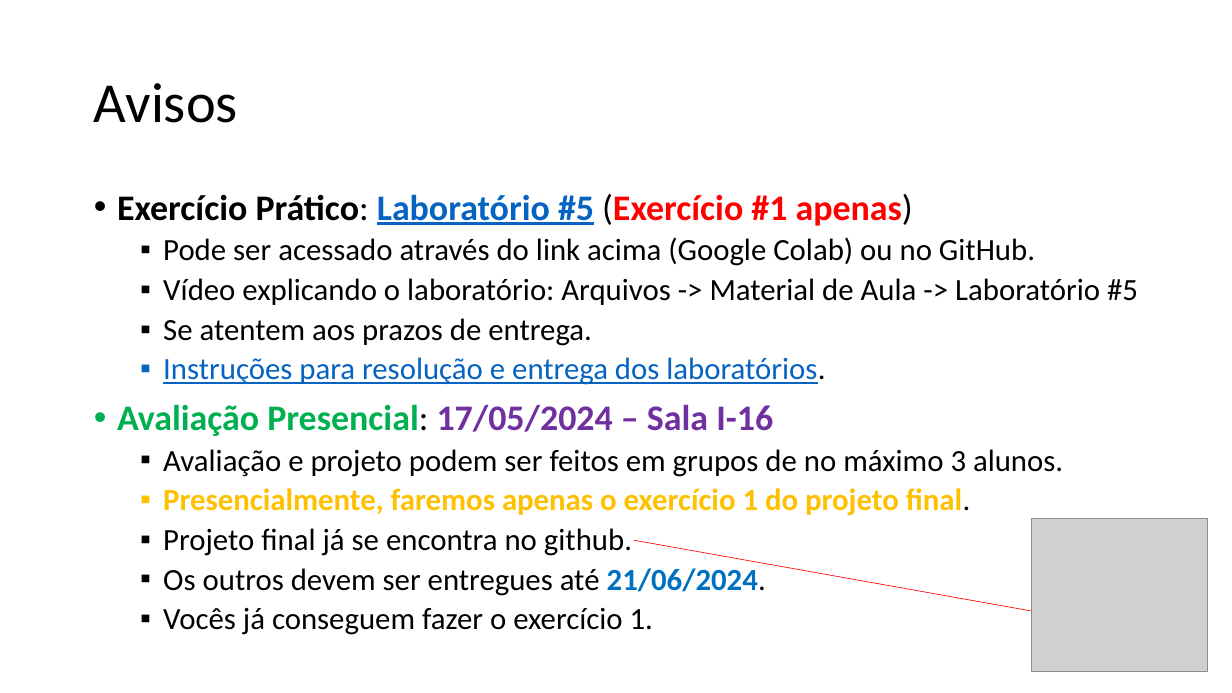
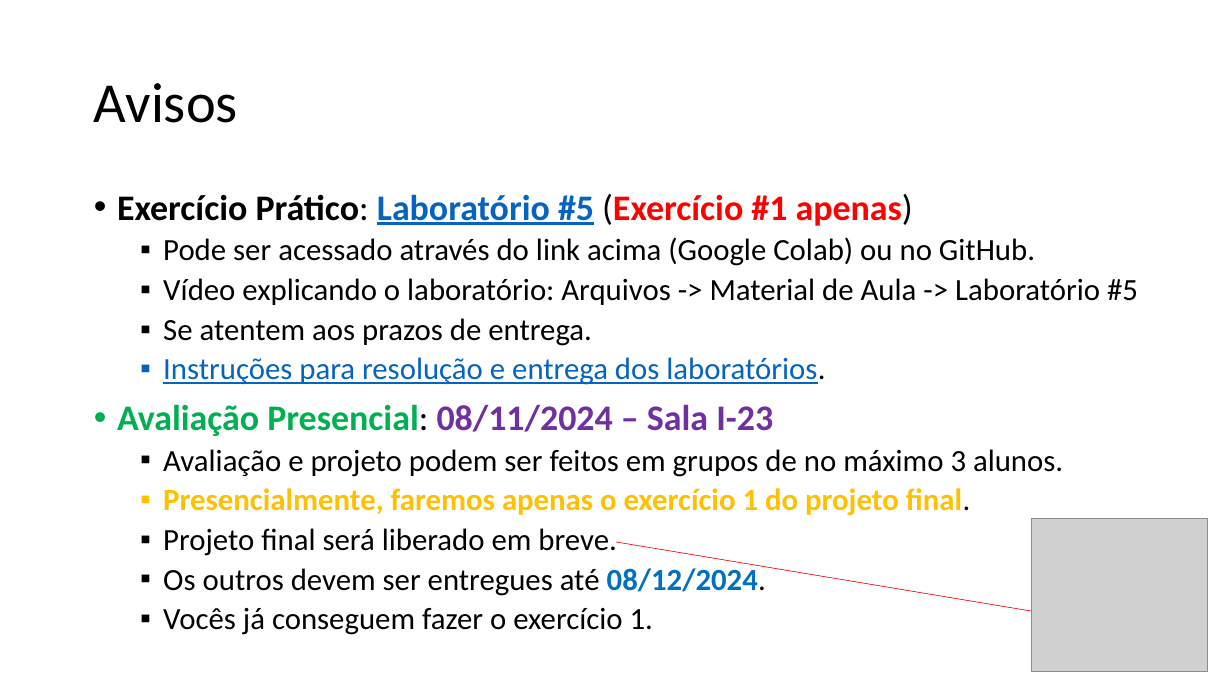
Before and after one commit to zz4fap/t319_aprendizado_de_maquina, a slide deck: slide 13 of slides/T319_Regressão_Linear (Parte IV).pptx. Drawn at 1232x693 pixels with LibreOffice and Linux fonts; fonts in the diff are those of the drawing; grey boxes stand for pictures. Boxes give left, top, right and bottom in pixels: in the first picture for what was removed or moved away, otherwise in the second. Text is boxed around its words. In the diff, an @@ line names an element or a change of style, - is before the commit and + after.

```diff
--- a/slides/T319_Regressão_Linear (Parte IV).pptx
+++ b/slides/T319_Regressão_Linear (Parte IV).pptx
@@ text at (x1=117, y1=404, x2=773, y2=436): text changed @@
-• Avaliação Presencial: 17/05/2024 – Sala I-16
+• Avaliação Presencial: 08/11/2024 – Sala I-23
@@ text at (x1=163, y1=528, x2=766, y2=596): text changed @@
-  ▪ Projeto final já se encontra no github.
-  ▪ Os outros devem ser entregues até 21/06/2024.
+  ▪ Projeto final será liberado em breve.
+  ▪ Os outros devem ser entregues até 08/12/2024.
@@ arrow moved from (634, 541) - (1041, 613) to (616, 543) - (1041, 613) @@
```
Also in this commit, not shown: 6 other slides changed, 3 slides added, 1 slide removed, 2 other files.
